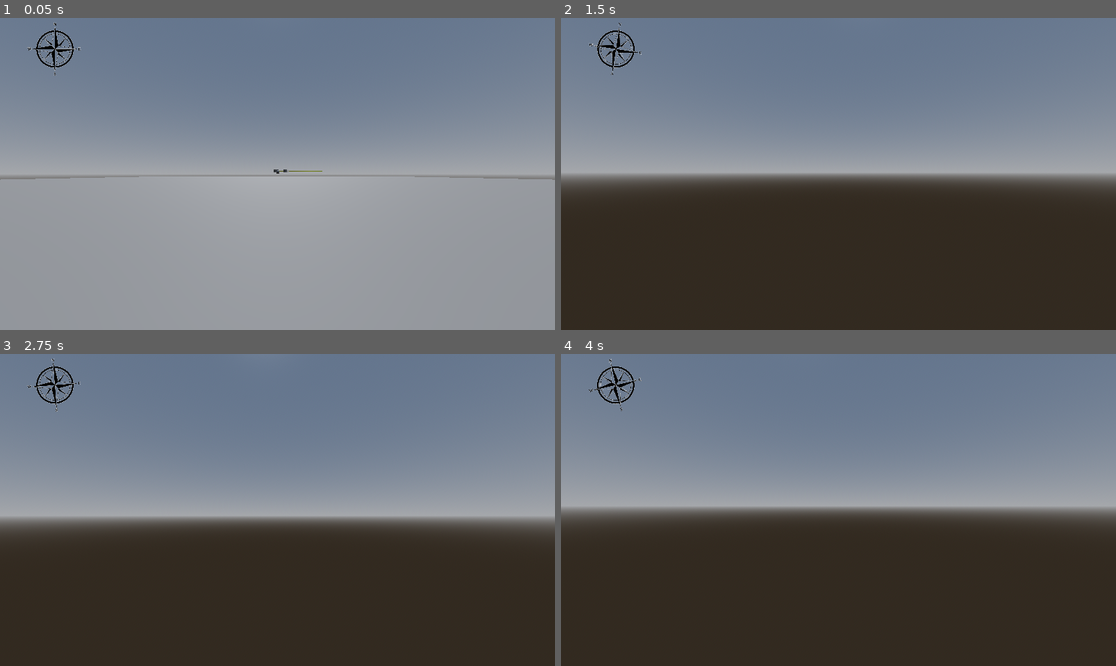
Above: before the commit, frames 1-4 (two rows, left to right).
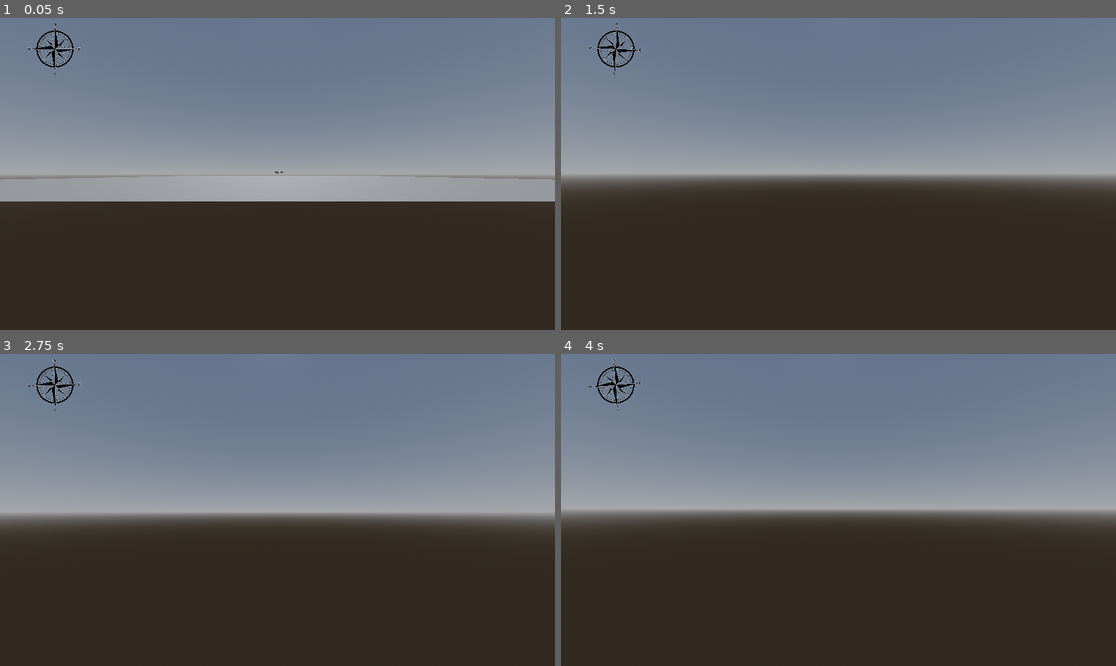
Above: after the commit, the same moments.

Repository: PonderSlime/Mare-Luminis---Juice-Submission
Game: Godot game, scene res://scenes/Test.tscn
Same seed, same stepped clock (60 frames per second), same inputs: the game is played once before the commit and once after it. The project has no main scene, so this scene is started directly.
Inputs (mouse positions are in pixels of both pictures, inside the frame that each line leads up to):
- Up to frame 1 (0.05 s): no input
- Up to frame 2 (1.5 s): move the mouse to (866, 174) at 0.52 s; hold F (interact, bound only after the commit) 0.53-1.28 s; hold W (move_forward) from 0.53 s (still down); tap Enter at 1.25 s; move the mouse to (810, 174) at 1.27 s; tap F (interact, bound only after the commit) at 1.35 s
- Up to frame 3 (2.75 s): keep holding W (move_forward); tap Space (move_up) at 2 s; move the mouse to (288, 503) at 2.02 s; hold F (interact, bound only after the commit) from 2.03 s (still down)
- Up to frame 4 (4 s): keep holding W (move_forward); tap Enter at 2.75 s; move the mouse to (832, 516) at 2.77 s; release F (interact, bound only after the commit) at 2.78 s; tap F (interact, bound only after the commit) at 2.85 s; tap Space (move_up) at 3.5 s; move the mouse to (877, 513) at 3.52 s; hold F (interact, bound only after the commit) from 3.53 s (still down)

The runs differ from the first frame. In frame 1, 41% of the frame differs, in the area x 0-100%, y 48-100%; in frame 2, 0.2%; in frame 3, 2.8%; in frame 4, 1.9%.

Commit message:
Modified speeds, added interactables,

Diff:
--- /dev/null
+++ b/mare-luminis/items/dynamic/interactable.tscn
@@ -0,0 +1,19 @@
+[gd_scene load_steps=3 format=3 uid="uid://cnjjffgtkembo"]
+
+[ext_resource type="Script" uid="uid://d4bwl0eh07yet" path="res://items/dynamic/scripts/interactable.gd" id="1_dc2ox"]
+
+[sub_resource type="SphereShape3D" id="SphereShape3D_dc2ox"]
+
+[node name="InteractableObject" type="Area3D" groups=["interactables"]]
+script = ExtResource("1_dc2ox")
+
+[node name="CollisionShape3D" type="CollisionShape3D" parent="."]
+shape = SubResource("SphereShape3D_dc2ox")
+
+[node name="UI_Prompt" type="Label3D" parent="."]
+pixel_size = 0.01
+
+[connection signal="area_entered" from="." to="." method="_on_area_entered"]
+[connection signal="area_exited" from="." to="." method="_on_area_exited"]
+[connection signal="body_entered" from="." to="." method="_on_body_entered"]
+[connection signal="body_exited" from="." to="." method="_on_body_exited"]
--- a/mare-luminis/items/dynamic/player_sub.tscn
+++ b/mare-luminis/items/dynamic/player_sub.tscn
@@ -2,7 +2,7 @@
 
 [ext_resource type="Script" uid="uid://2jknv6y8h1n0" path="res://items/dynamic/scripts/player/submarine_controller.gd" id="1_l0dse"]
 [ext_resource type="PackedScene" uid="uid://5mphgjfp2sd5" path="res://ui/player/player_ui.tscn" id="2_5ipf0"]
-[ext_resource type="Script" uid="uid://cpghwaurevqev" path="res://items/dynamic/scripts/camera_controller.gd" id="2_dh6lo"]
+[ext_resource type="Script" uid="uid://cpghwaurevqev" path="res://items/dynamic/scripts/player/camera_controller.gd" id="2_dh6lo"]
 
 [sub_resource type="CapsuleMesh" id="CapsuleMesh_l0dse"]
 
@@ -11,7 +11,7 @@
 
 [sub_resource type="CapsuleShape3D" id="CapsuleShape3D_dh6lo"]
 
-[node name="Sub" type="CharacterBody3D" node_paths=PackedStringArray("camera_boom_origin")]
+[node name="Sub" type="CharacterBody3D" node_paths=PackedStringArray("camera_boom_origin") groups=["player"]]
 script = ExtResource("1_l0dse")
 camera_boom_origin = NodePath("CameraBoomOrigin")
 
--- /dev/null
+++ b/mare-luminis/items/dynamic/scripts/interactable.gd
@@ -0,0 +1,51 @@
+extends Area3D
+
+@export var interaction_prompt: String = "[F]"
+@export var interaction_range: float = 3.0
+@export var popup_offset: float = 2.0
+@export var popup_duration: float = 0.3
+
+signal interacted
+
+var player_in_range = false
+@onready var ui_prompt = $UI_Prompt
+@onready var tween := get_tree().create_tween()
+
+func _ready():
+	ui_prompt.visible = false
+	ui_prompt.text = interaction_prompt
+func _process(delta):
+	if ui_prompt and get_viewport().get_camera_3d():
+		ui_prompt.look_at(get_viewport().get_camera_3d().global_transform.origin, Vector3.UP)
+		ui_prompt.rotation_degrees.y += 180
+		ui_prompt.rotation_degrees.x = 0
+	$CollisionShape3D.shape.radius = interaction_range
+
+func _on_body_entered(body: Node3D) -> void:
+	if body.is_in_group("player"):
+		player_in_range = true
+		show_popup()
+
+func _on_body_exited(body: Node3D) -> void:
+	if body.is_in_group("player"):
+		player_in_range = false
+		hide_popup()
+
+func show_popup():
+	ui_prompt.visible = true
+	ui_prompt.position = position
+
+	tween.stop()
+	tween = get_tree().create_tween()
+	tween.tween_property(ui_prompt, "global_position", global_position + Vector3(0, popup_offset, 0), popup_duration).set_trans(Tween.TRANS_SINE).set_ease(Tween.EASE_OUT)
+
+func hide_popup():
+	tween.stop()
+	tween = get_tree().create_tween()
+	tween.tween_property(ui_prompt, "global_position", global_position, popup_duration).set_trans(Tween.TRANS_SINE).set_ease(Tween.EASE_IN).set_delay(0.1)
+	tween.tween_callback(func(): ui_prompt.visible = false)
+
+func interact():
+	if player_in_range:
+		interacted.emit()
+		print("Player interacted with", name)
--- a/mare-luminis/items/dynamic/scripts/camera_controller.gd
+++ b/mare-luminis/items/dynamic/scripts/player/camera_controller.gd
@@ -4,11 +4,11 @@
 @onready var boom_origin: Node3D = $BoomOrigin
 @onready var camera: Camera3D = $BoomOrigin/CameraBoom/Camera3D
 @export var player: CharacterBody3D
-@export var camera_sensitivity = 0.15
+@export var camera_sensitivity = 0.05
 @export var zoom_speed = 2.0
 @export var min_zoom = 2.0
-@export var max_zoom = 10.0
-@export var zoom_smoothing = 200.0
+@export var max_zoom = 6.0
+@export var zoom_smoothing = 250.0
 @export var camera_lag_strength = 6.
 @export var camera_tilt_strength = 5.
 @export var camera_reset_time = 3.
@@ -18,7 +18,7 @@
 var time_since_last_camera_move = 0.0
 
 var camera_angle = Vector2.ZERO
-var target_spring_length = 5.
+var target_spring_length = 4.
 
 
 func update_fov(new_fov):
@@ -44,7 +44,7 @@
 	camera_angle.y = rad_to_deg(spring_arm.rotation.y)
 	camera_angle.x = rad_to_deg(spring_arm.rotation.x)
 
-	camera_angle.x = clamp(camera_angle.x - mouse_delta.y * camera_sensitivity, -45, 45)
+	camera_angle.x = clamp(camera_angle.x - mouse_delta.y * camera_sensitivity, -65, 45)
 	camera_angle.y -= mouse_delta.x * camera_sensitivity
 
 	spring_arm.rotation_degrees.x = camera_angle.x
--- a/mare-luminis/items/dynamic/scripts/player/submarine_controller.gd
+++ b/mare-luminis/items/dynamic/scripts/player/submarine_controller.gd
@@ -1,13 +1,13 @@
 extends CharacterBody3D
 
-@export var speed = 5.
-@export var acceleration = 3.
+@export var speed = 2.
+@export var acceleration = 5.
 @export var rotation_speed = 20
 @export var buoyancy_force = 5.
 @export var bobbing_amplitude = 1.5
 @export var bobbing_speed = 1.0
 @export var water_drag = 0.1
-@export var rotation_smoothness = 5.
+@export var rotation_smoothness = 10.
 @export var camera_boom_origin: Node3D
 
 var velocity_vector: Vector3 = Vector3.ZERO
@@ -23,6 +23,12 @@
 	handle_rotation(delta)
 	apply_buoyancy(delta)
 
+func _input(event: InputEvent) -> void:
+	if event.is_action_pressed("interact"):
+		var interactables = get_tree().get_nodes_in_group("interactables")
+		for obj in interactables:
+			if obj.player_in_range:
+				obj.interact()
 
 func handle_movement(delta):
 	var input_dir = Vector3.ZERO
@@ -51,9 +57,9 @@
 	var rot_y = 0.0
 
 	if Input.is_action_pressed("turn_left"):
-		rot_y += 1
+		rot_y += 2
 	if Input.is_action_pressed("turn_right"):
-		rot_y -= 1
+		rot_y -= 2
 
 	if rot_y != 0:
 		rotation_target.y += rot_y * rotation_speed * delta
--- a/mare-luminis/items/puzzles/light/light_bouncer.tscn
+++ b/mare-luminis/items/puzzles/light/light_bouncer.tscn
@@ -1,6 +1,7 @@
-[gd_scene load_steps=4 format=3 uid="uid://d3ujtex6a3x4x"]
+[gd_scene load_steps=5 format=3 uid="uid://d3ujtex6a3x4x"]
 
 [ext_resource type="Script" uid="uid://dovhcovic0brh" path="res://items/puzzles/light/scripts/light_bouncer.gd" id="1_5yrc4"]
+[ext_resource type="PackedScene" uid="uid://cnjjffgtkembo" path="res://items/dynamic/interactable.tscn" id="2_4gnw8"]
 
 [sub_resource type="BoxMesh" id="BoxMesh_gxpob"]
 
@@ -12,6 +13,8 @@
 script = ExtResource("1_5yrc4")
 visible_beam_parent = NodePath("VisibleBeamParent")
 
+[node name="InteractableObject" parent="." instance=ExtResource("2_4gnw8")]
+
 [node name="MeshInstance3D" type="MeshInstance3D" parent="."]
 mesh = SubResource("BoxMesh_gxpob")
 
@@ -19,3 +22,5 @@
 shape = SubResource("BoxShape3D_5yrc4")
 
 [node name="VisibleBeamParent" type="Node3D" parent="."]
+
+[connection signal="interacted" from="InteractableObject" to="." method="interact"]
--- a/mare-luminis/items/puzzles/light/scripts/light_bouncer.gd
+++ b/mare-luminis/items/puzzles/light/scripts/light_bouncer.gd
@@ -5,6 +5,7 @@
 @export var beam_width = 0.1
 @export var visible_beam_parent: Node3D
 @export var active = false
+@export var rotation_duration: float = 0.3
 
 var normal
 var point
@@ -41,7 +42,6 @@
 	else:
 		raycast.enabled = active
 		beam_mesh.visible = active
-	rotation_degrees.y += 0.05
 
 func update_bounce_vars(normal_update, point_update, ray_update, is_active):
 	normal = normal_update
@@ -105,3 +105,7 @@
 	mesh.material = StandardMaterial3D.new()
 	mesh.material.albedo_color = light_color
 	return mesh
+
+func interact():
+	var tween = create_tween()
+	tween.tween_property(self, "global_rotation_degrees:y", global_rotation_degrees.y + 10, rotation_duration).set_ease(Tween.EASE_OUT).set_trans(Tween.TRANS_SINE)
--- a/mare-luminis/project.godot
+++ b/mare-luminis/project.godot
@@ -13,6 +13,11 @@
 config/name="Mare Luminis"
 config/features=PackedStringArray("4.4", "Forward Plus")
 config/icon="res://icon.svg"
+
+[global_group]
+
+player=""
+interactables=""
 
 [input]
 
@@ -46,6 +51,11 @@
 "events": [Object(InputEventKey,"resource_local_to_scene":false,"resource_name":"","device":-1,"window_id":0,"alt_press …(195 unchanged characters)…
 ]
 }
+interact={
+"deadzone": 0.2,
+"events": [Object(InputEventKey,"resource_local_to_scene":false,"resource_name":"","device":-1,"window_id":0,"alt_pressed":false,"shift_pressed":false,"ctrl_pressed":false,"meta_pressed":false,"pressed":false,"keycode":0,"physical_keycode":70,"key_label":0,"unicode":102,"location":0,"echo":false,"script":null)
+]
+}
 
 [layer_names]
 
Not shown, added: mare-luminis/items/dynamic/scripts/interactable.gd.uid
Renamed: mare-luminis/items/dynamic/scripts/camera_controller.gd.uid -> mare-luminis/items/dynamic/scripts/player/camera_controller.gd.uid
